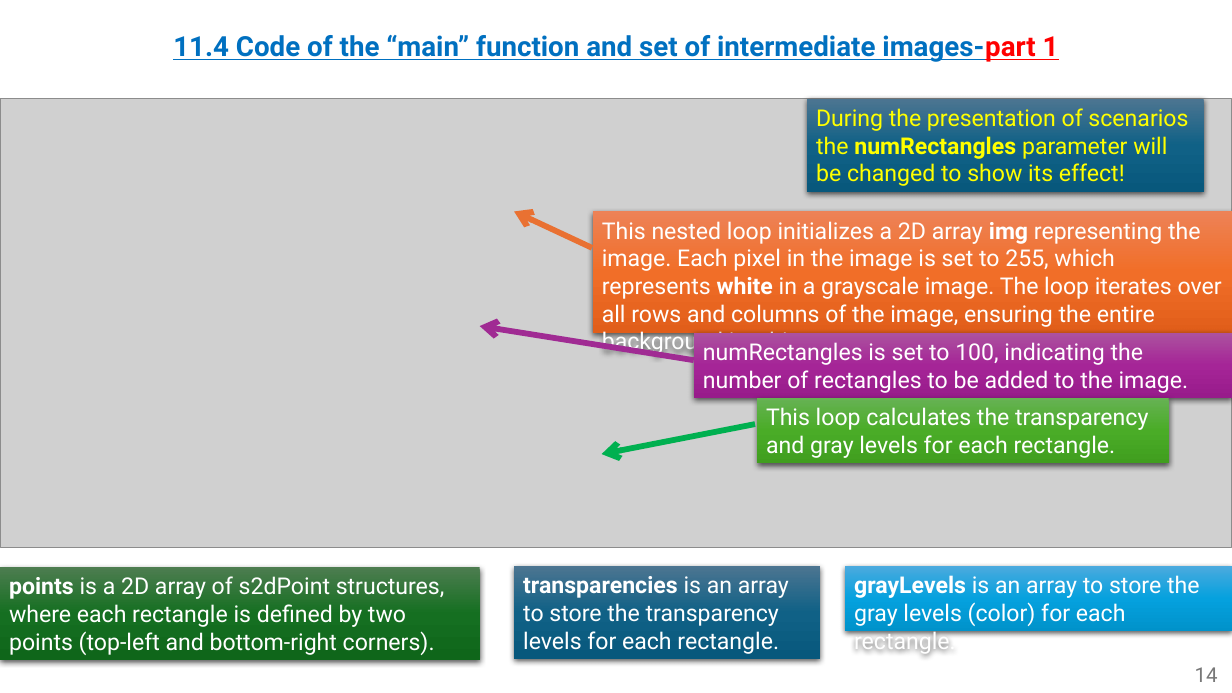
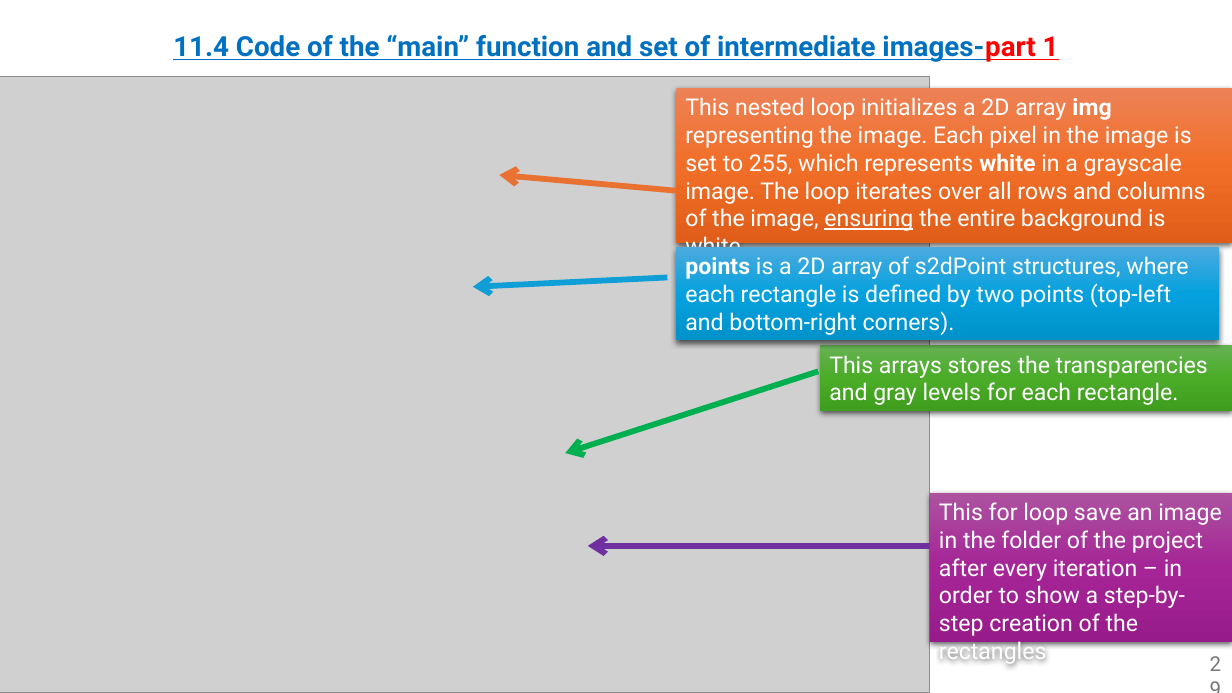
Before and after one commit to omripony/image-processing, a slide deck: slide 29 of labs/Assignment_11.pptx (slide 14 before the commit). Drawn at 1232x693 pixels with LibreOffice and Linux fonts; fonts in the diff are those of the drawing; grey boxes stand for pictures. Boxes give left, top, right and bottom in pixels: in the first picture for what was removed or moved away, otherwise in the second. Text is boxed around its words. In the diff, an @@ line names an element or a change of style, - is before the commit and + after.

Commit message:
update f

```diff
--- a/labs/Assignment_11.pptx
+++ b/labs/Assignment_11.pptx
@@ picture resized from (x1=0, y1=98, x2=1232, y2=547) to (x1=0, y1=77, x2=930, y2=693) @@
@@ rectangle "This nested loop initializes a ..." resized from (x1=592, y1=212, x2=1232, y2=333) to (x1=677, y1=88, x2=1232, y2=242) @@
@@ rectangle "This nested loop initializes a ..." at (x1=677, y1=88, x2=1232, y2=242): underline on in "ensuring" @@
@@ rectangle removed at (x1=807, y1=99, x2=1203, y2=192) @@
-During the presentation of scenarios the numRectangles parameter will be changed to show its effect!
@@ arrow moved from (592, 248) - (514, 212) to (677, 190) - (499, 175) @@
@@ rectangle "points is a 2D array ..." resized from (x1=0, y1=567, x2=480, y2=661) to (x1=677, y1=247, x2=1220, y2=340) @@
@@ rectangle "points is a 2D array ..." at (x1=677, y1=247, x2=1220, y2=340): fill gradient #4D7E50 to #156F21 to #0F661B to gradient #4CAADF to #05A2DF to #0092CB @@
@@ arrow moved from (694, 360) - (480, 326) to (667, 277) - (473, 287) @@
@@ arrow (667, 277) - (473, 287): stroke #A02B93 4.5 pt to #0F9ED5 4.5 pt @@
@@ rectangle removed at (x1=694, y1=333, x2=1232, y2=398) @@
-numRectangles is set to 100, indicating the number of rectangles to be added to the image.
@@ rectangle "This arrays stores the transparencies ..." moved from (x1=757, y1=398, x2=1169, y2=464) to (x1=821, y1=346, x2=1232, y2=411) @@
@@ text in rectangle at (x1=829, y1=355, x2=1208, y2=405): text changed @@
-This loop calculates the transparency and gray levels for each rectangle.
+This arrays stores the transparencies and gray levels for each rectangle.
@@ arrow moved from (755, 424) - (602, 454) to (819, 372) - (566, 453) @@
@@ rectangle added at (x1=930, y1=494, x2=1232, y2=643), fill gradient #AC53A0 to #A62598 to #991C8B, 18 pt, text #FFFFFF @@
+This for loop save an image in the folder of the project after every iteration – in order to show a step-by-step creation of the rectangles
@@ rectangle removed at (x1=514, y1=567, x2=820, y2=660) @@
-transparencies is an array to store the transparency levels for each rectangle.
@@ arrow added from (930, 546) to (588, 546), #7030A0 4.5 pt @@
@@ rectangle removed at (x1=846, y1=567, x2=1232, y2=632) @@
-grayLevels is an array to store the gray levels (color) for each rectangle.
@@ page number added at (x1=1201, y1=657, x2=1232, y2=693), 16 pt, text #797979 @@
+29
@@ page number removed at (x1=1195, y1=667, x2=1218, y2=682) @@
-14
```
Also in this commit, not shown: 5 other slides changed, 23 slides added, 9 slides removed.
